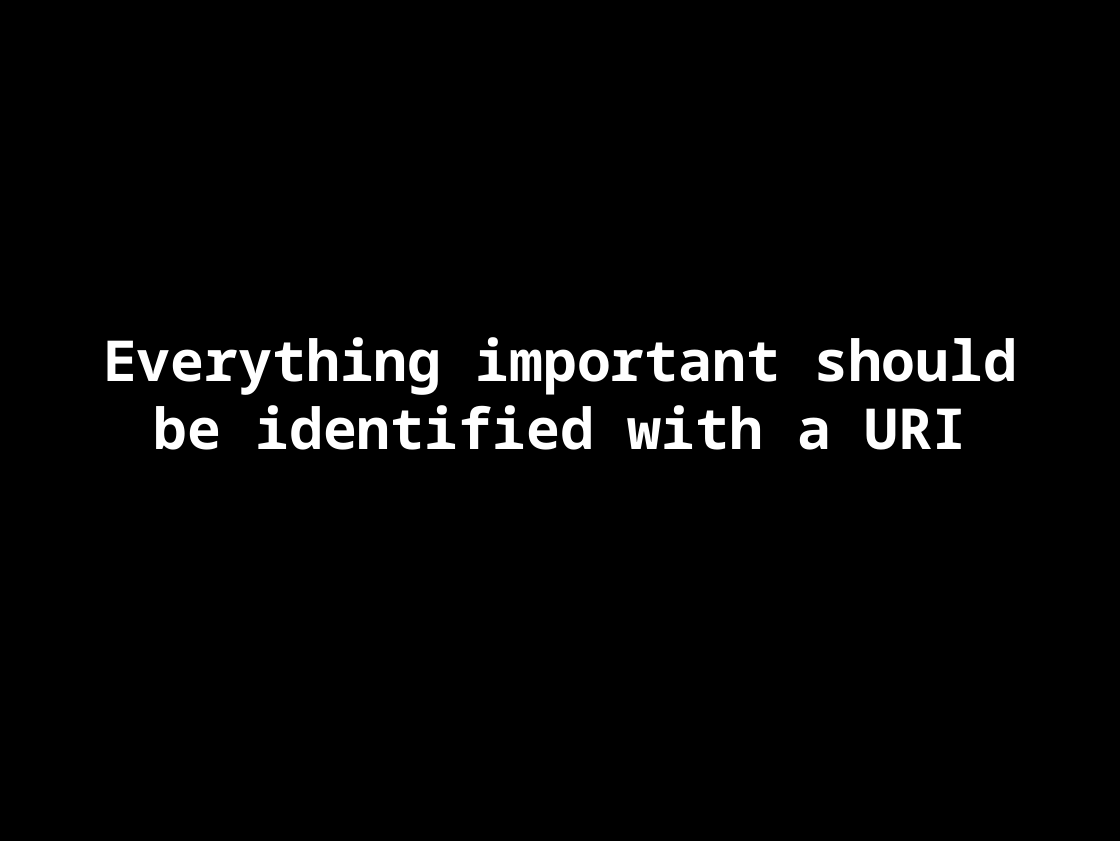
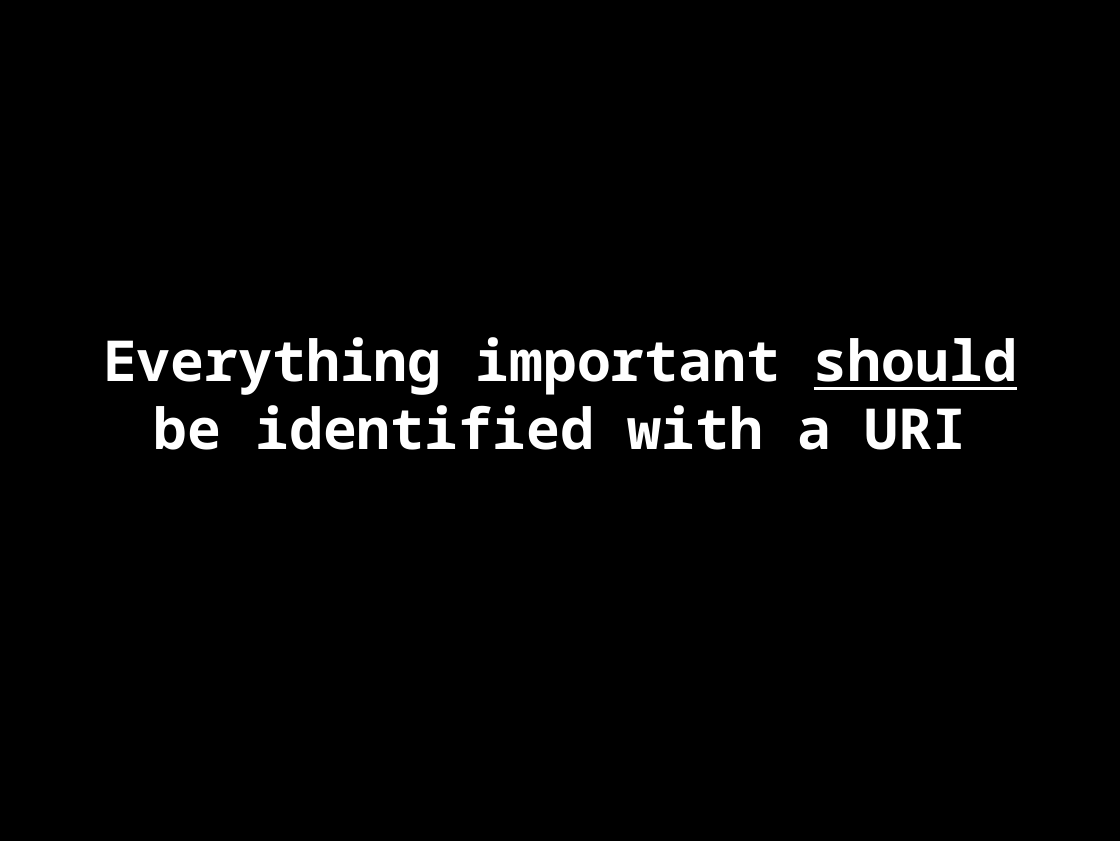
Before and after one commit to danja/hyperdata-2015, a slide deck: slide 45 of docs/salzburg/slides.odp (slide 40 before the commit). Drawn at 1120x841 pixels with LibreOffice and Linux fonts; fonts in the diff are those of the drawing. Boxes give left, top, right and bottom in pixels: in the first picture for what was removed or moved away, otherwise in the second. Text is boxed around its words. In the diff, an @@ line names an element or a change of style, - is before the commit and + after.

```diff
--- a/docs/salzburg/slides.odp
+++ b/docs/salzburg/slides.odp
@@ subtitle "Everything important should be identified ..." at bbox=[103, 337, 1017, 450]: underline on in "should" @@
```
Also in this commit, not shown: 13 other slides changed, 11 slides added, 11 other files.
